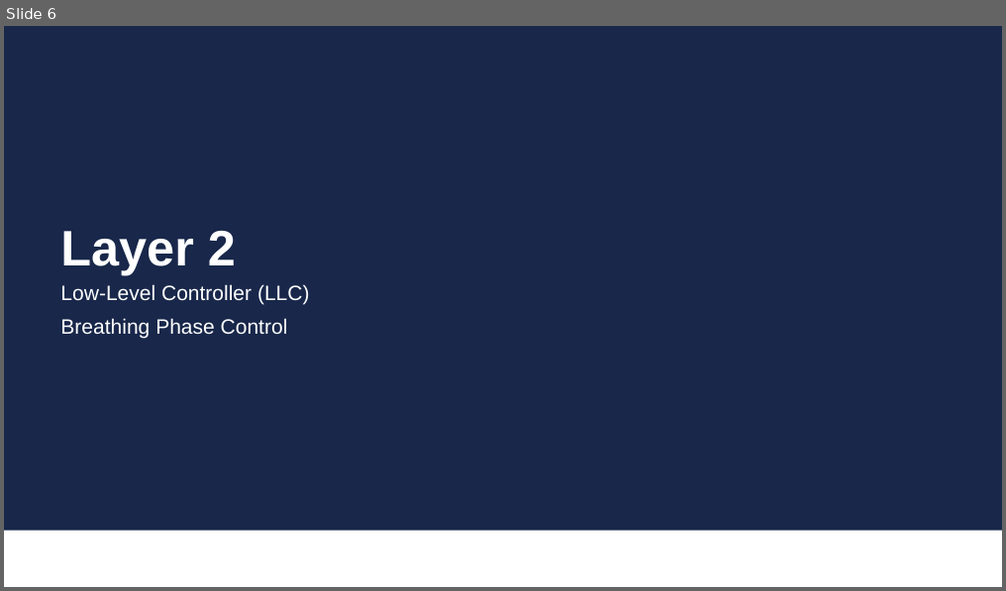
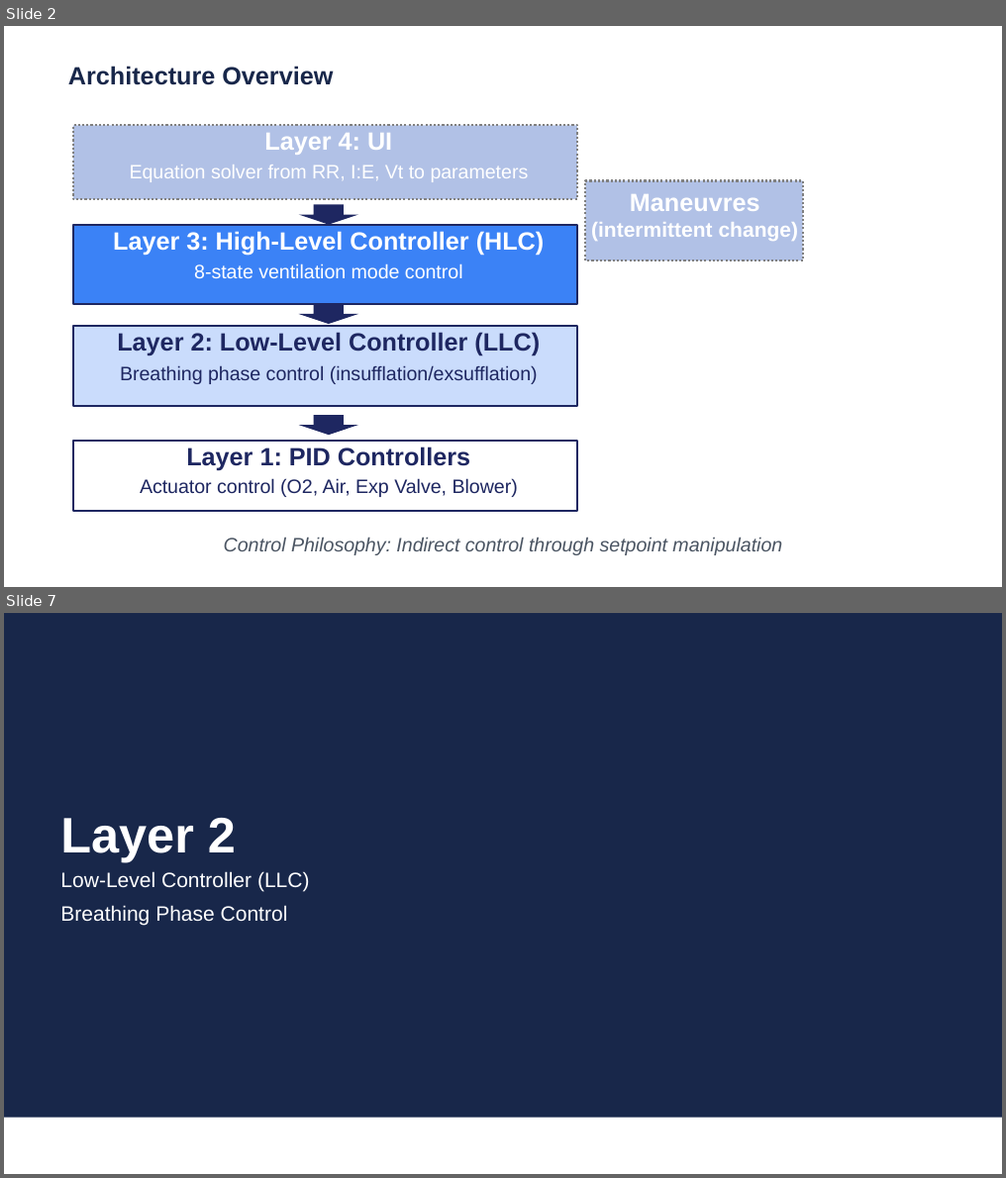
Before and after one commit to Teknosofen/ParallelMixer, a slide deck: documentation/presentation/Ventilator_Control_Architecture.pptx. Shown one above the other, each under a label of ours: slide 6 before the commit, slides 2 and 7 after it; the slides between them are not shown. The pictures are 1006x591 and 1006x1178 pixels, drawn with LibreOffice and Linux fonts; fonts in the diff are those of the drawing; background and template pictures are left out. Boxes give left, top, right and bottom in pixels: in the first picture for what was removed or moved away, otherwise in the second. Text is boxed around its words. In the diff, an @@ line names an element or a change of style, - is before the commit and + after.

```diff
--- a/documentation/presentation/Ventilator_Control_Architecture.pptx
+++ b/documentation/presentation/Ventilator_Control_Architecture.pptx
@@ slide 2 added at bbox=[4, 26, 1002, 587], background #FFFFFF @@
@@ text added at bbox=[68, 66, 333, 85], 24 pt, text #18274A, bold @@
+Architecture Overview
@@ rectangle added at bbox=[73, 126, 576, 199], fill #B1C1E6, outline #808080 2 pt dashed @@
@@ text added at bbox=[264, 133, 392, 155], 24 pt, text #FFFFFF, bold @@
+Layer 4: UI
@@ text added at bbox=[130, 165, 529, 182], 18.7 pt, text #FFFFFF @@
+Equation solver from RR, I:E, Vt to parameters
@@ rectangle added at bbox=[586, 181, 803, 261], fill #B1C1E6, outline #808080 2 pt dashed @@
@@ text added at bbox=[591, 194, 799, 241], 20 pt, text #FFFFFF, bold @@
+Maneuvres
+(intermittent change)
@@ rectangle added at bbox=[73, 225, 576, 305], fill #3B82F6, outline #1E2761 2 pt @@
@@ text added at bbox=[113, 231, 545, 255], 24 pt, text #FFFFFF, bold @@
+Layer 3: High-Level Controller (HLC)
@@ down arrow added at bbox=[299, 205, 358, 225], fill #1E2761 @@
@@ text added at bbox=[194, 264, 463, 278], 18.7 pt, text #FFFFFF @@
+8-state ventilation mode control
@@ down arrow added at bbox=[299, 304, 358, 325], fill #1E2761 @@
@@ rectangle added at bbox=[73, 326, 576, 406], fill #CADCFC, outline #1E2761 2 pt @@
@@ text added at bbox=[117, 332, 540, 357], 24 pt, text #1E2761, bold @@
+Layer 2: Low-Level Controller (LLC)
@@ text added at bbox=[120, 366, 538, 384], 18.7 pt, text #1E2761 @@
+Breathing phase control (insufflation/exsufflation)
@@ rectangle added at bbox=[73, 441, 576, 512], fill #FFFFFF, outline #1E2761 2 pt @@
@@ down arrow added at bbox=[299, 415, 358, 436], fill #1E2761 @@
@@ text added at bbox=[186, 447, 470, 471], 24 pt, text #1E2761, bold @@
+Layer 1: PID Controllers
@@ text added at bbox=[140, 478, 518, 497], 18.7 pt, text #1E2761 @@
+Actuator control (O2, Air, Exp Valve, Blower)
@@ text added at bbox=[224, 537, 782, 556], 18.7 pt, text #4B5563, italic @@
+Control Philosophy: Indirect control through setpoint manipulation
@@ what was slide 6 is now slide 7 @@
```
Also in this commit, not shown: 9 slides changed, 11 other slides added, 4 slides removed, 10 other files.
